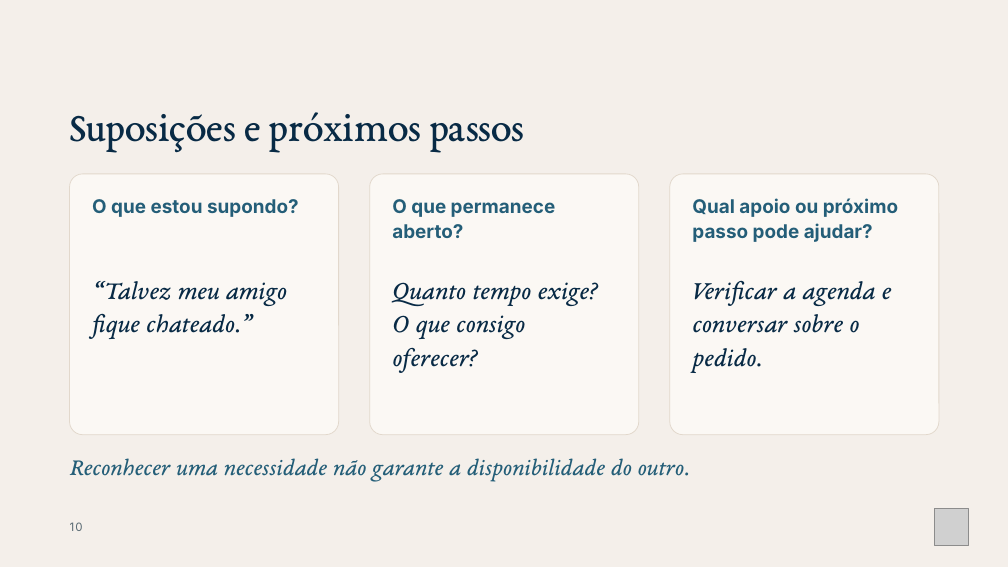
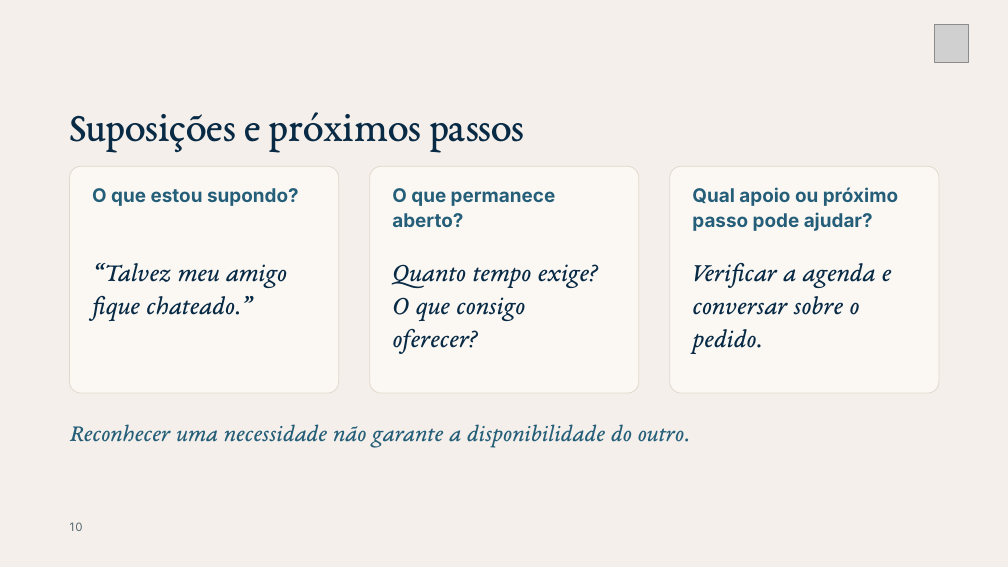
Before and after one commit to fabianodeliberalli/base-cognitiva-vault, a slide deck: slide 10 of 70 - Produções/Cursos/Curso - Nome Provisório/Materiais/Módulo 0/TSH · M0.2 · Como usar os materiais - padronizado.pptx. Drawn at 1008x567 pixels with LibreOffice and Linux fonts; fonts in the diff are those of the drawing; grey boxes stand for pictures. Boxes give left, top, right and bottom in pixels: in the first picture for what was removed or moved away, otherwise in the second. Text is boxed around its words. In the diff, an @@ line names an element or a change of style, - is before the commit and + after.

```diff
--- a/70 - Produções/Cursos/Curso - Nome Provisório/Materiais/Módulo 0/TSH · M0.2 · Como usar os materiais - padronizado.pptx
+++ b/70 - Produções/Cursos/Curso - Nome Provisório/Materiais/Módulo 0/TSH · M0.2 · Como usar os materiais - padronizado.pptx
@@ picture: place and size @@
-picture at bbox=[935, 508, 969, 546]
+picture at bbox=[935, 24, 969, 62]
@@ rounded rectangle: place and size @@
-rounded rectangle at bbox=[70, 174, 339, 435]
+rounded rectangle at bbox=[70, 166, 339, 393]
@@ rounded rectangle: place and size @@
-rounded rectangle at bbox=[370, 174, 639, 435]
+rounded rectangle at bbox=[370, 166, 639, 393]
@@ rounded rectangle: place and size @@
-rounded rectangle at bbox=[670, 174, 939, 435]
+rounded rectangle at bbox=[670, 166, 939, 393]
@@ 3 texts: place and size @@
-3 texts at bbox=[92, 198, 898, 242]
+3 texts at bbox=[92, 187, 898, 231]
@@ text "“Talvez meu amigo fique chateado.”": place and size @@
-text "“Talvez meu amigo fique chateado.”" at bbox=[92, 281, 287, 339]
+text "“Talvez meu amigo fique chateado.”" at bbox=[92, 263, 287, 321]
@@ text "Quanto tempo exige? O que ...": place and size @@
-text "Quanto tempo exige? O que ..." at bbox=[392, 282, 599, 373]
+text "Quanto tempo exige? O que ..." at bbox=[392, 264, 599, 354]
@@ text "Verificar a agenda e conversar ...": place and size @@
-text "Verificar a agenda e conversar ..." at bbox=[692, 280, 892, 373]
+text "Verificar a agenda e conversar ..." at bbox=[692, 262, 892, 354]
@@ text "Reconhecer uma necessidade não garante ...": place and size @@
-text "Reconhecer uma necessidade não garante ..." at bbox=[70, 458, 690, 482]
+text "Reconhecer uma necessidade não garante ..." at bbox=[70, 424, 690, 448]
```
Also in this commit, not shown: 14 other slides changed, 27 other files.
